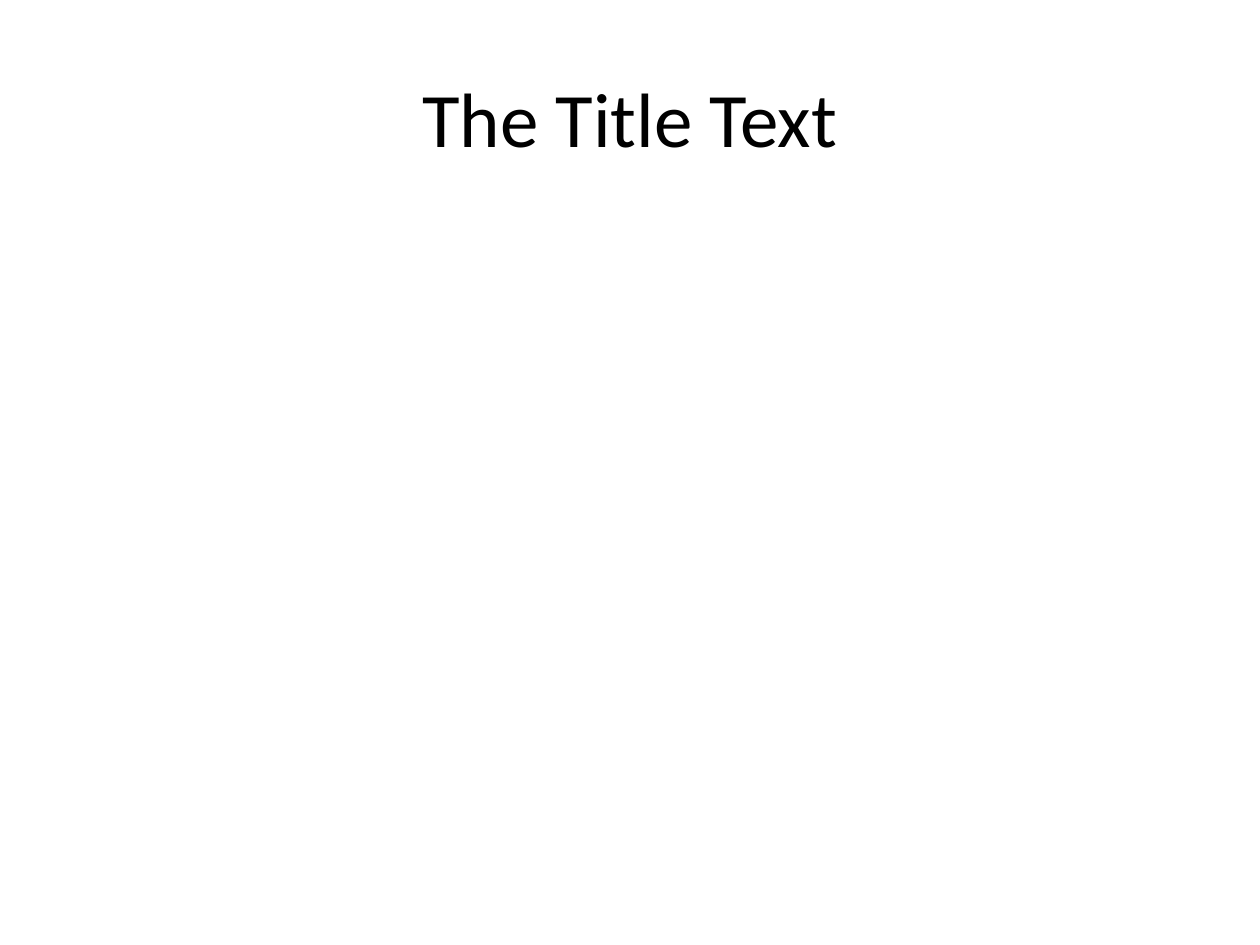
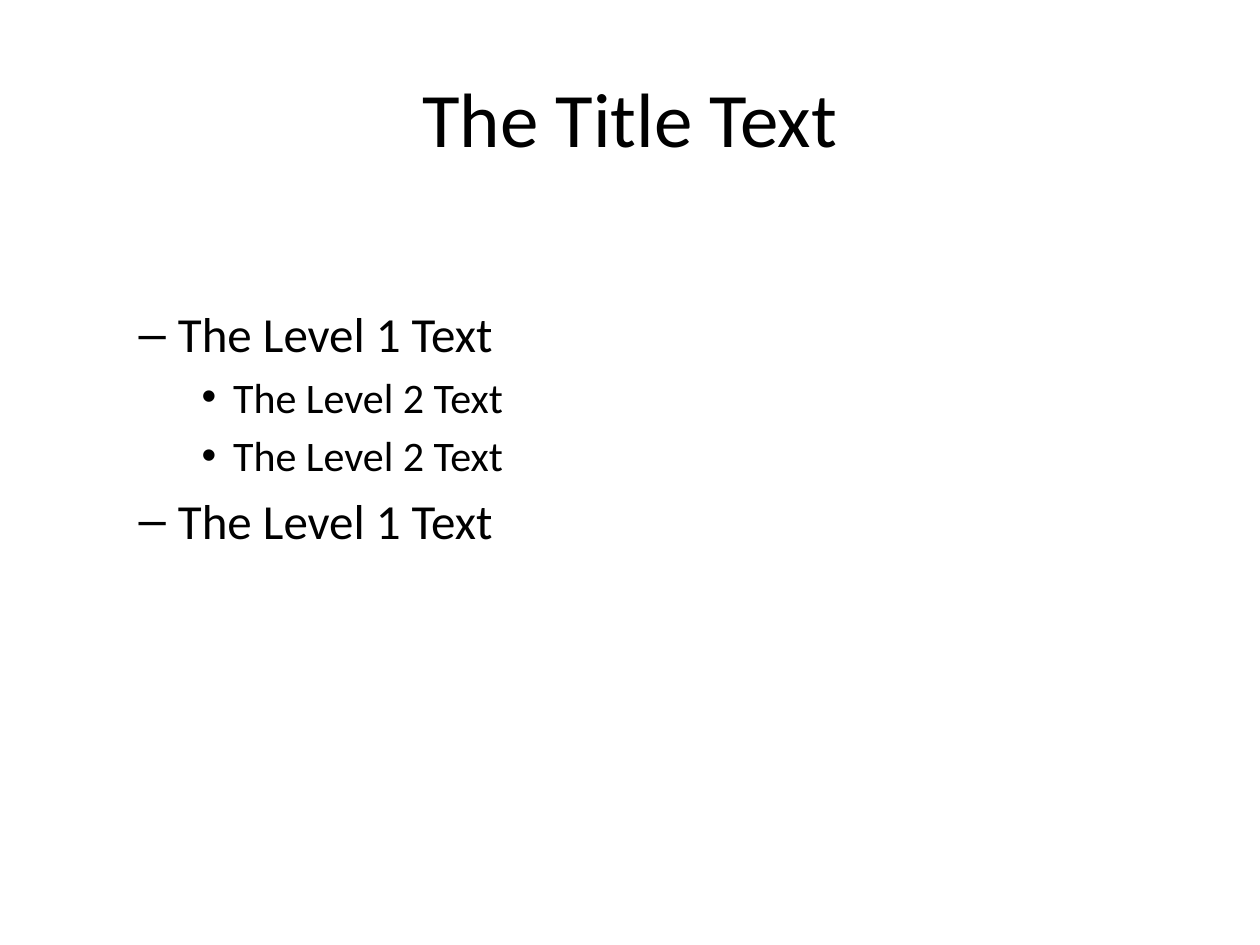
Before and after one commit to regosgabor2001/python-assessment, a slide deck: slide 3 of example.pptx. Drawn at 1260x945 pixels with LibreOffice and Linux fonts; fonts in the diff are those of the drawing. Boxes give left, top, right and bottom in pixels: in the first picture for what was removed or moved away, otherwise in the second. Text is boxed around its words. In the diff, an @@ line names an element or a change of style, - is before the commit and + after.

```diff
--- a/example.pptx
+++ b/example.pptx
@@ text added at bbox=[178, 318, 503, 540], 28 pt, text #000000 @@
+  – The Level 1 Text
+    • The Level 2 Text
+    • The Level 2 Text
+  – The Level 1 Text
```
Also in this commit, not shown: 1 other slide changed.
